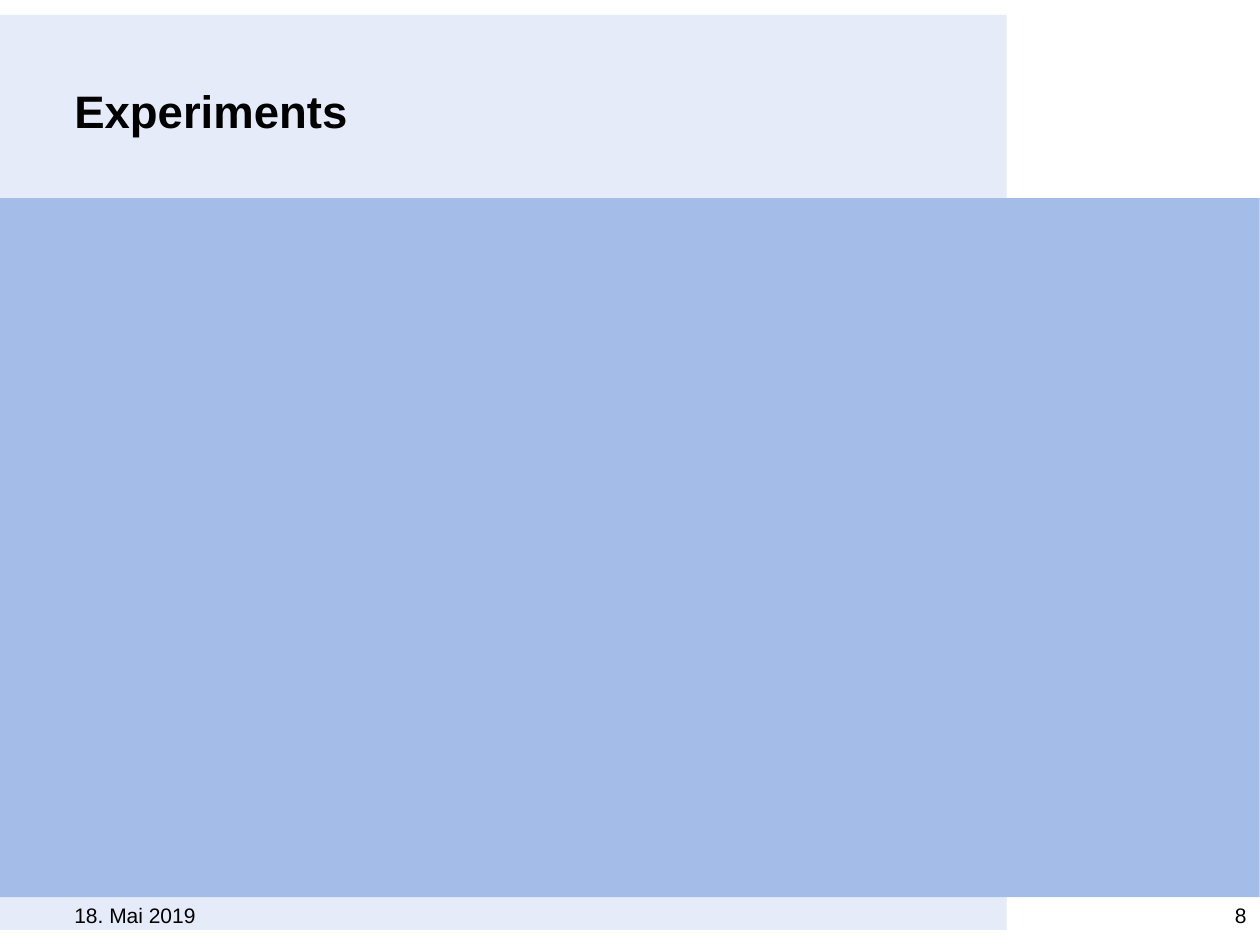
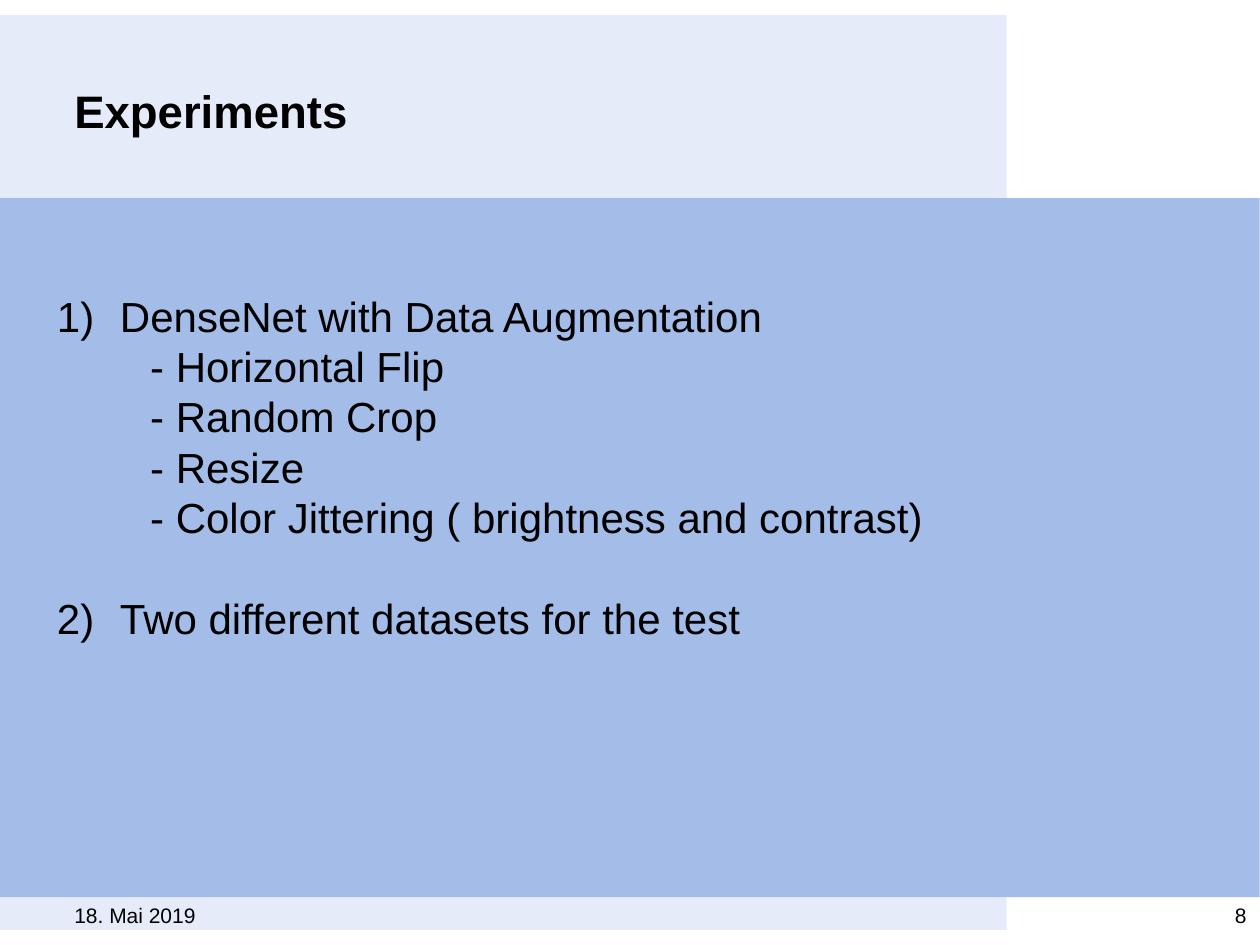
Before and after one commit to MeiLing90/ATML19_Group3A, a slide deck: slide 8 of ATML_presentation.pptx. Drawn at 1260x945 pixels with LibreOffice and Linux fonts; fonts in the diff are those of the drawing; background and template pictures are left out. Boxes give left, top, right and bottom in pixels: in the first picture for what was removed or moved away, otherwise in the second. Text is boxed around its words. In the diff, an @@ line names an element or a change of style, - is before the commit and + after.

```diff
--- a/ATML_presentation.pptx
+++ b/ATML_presentation.pptx
@@ text added at [120,301,922,635], 24 pt, text #000000 @@
+1) DenseNet with Data Augmentation
+- Horizontal Flip
+- Random Crop
+- Resize
+- Color Jittering ( brightness and contrast)
+1) Two different datasets for the test
```
Also in this commit, not shown: 1 other slide changed.
